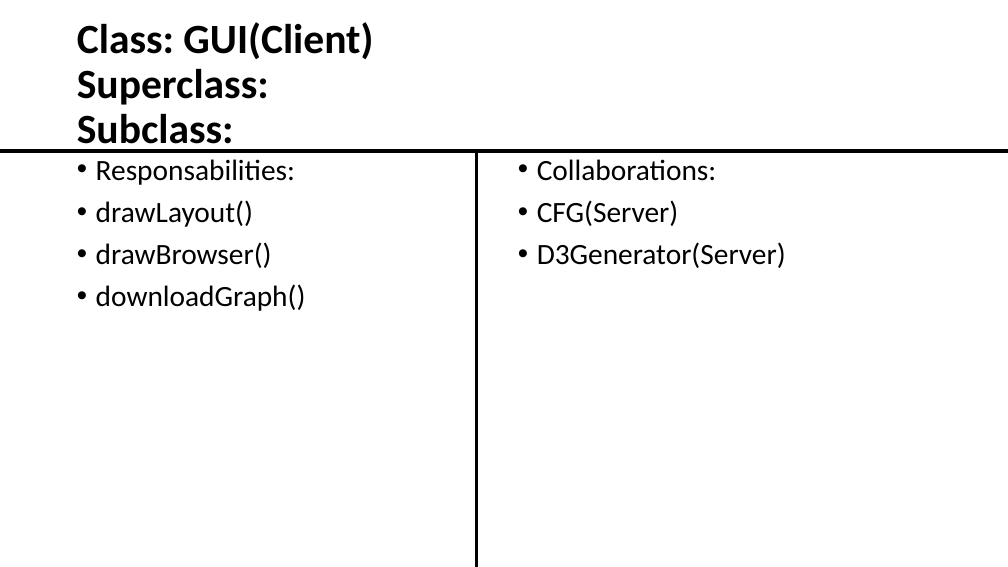
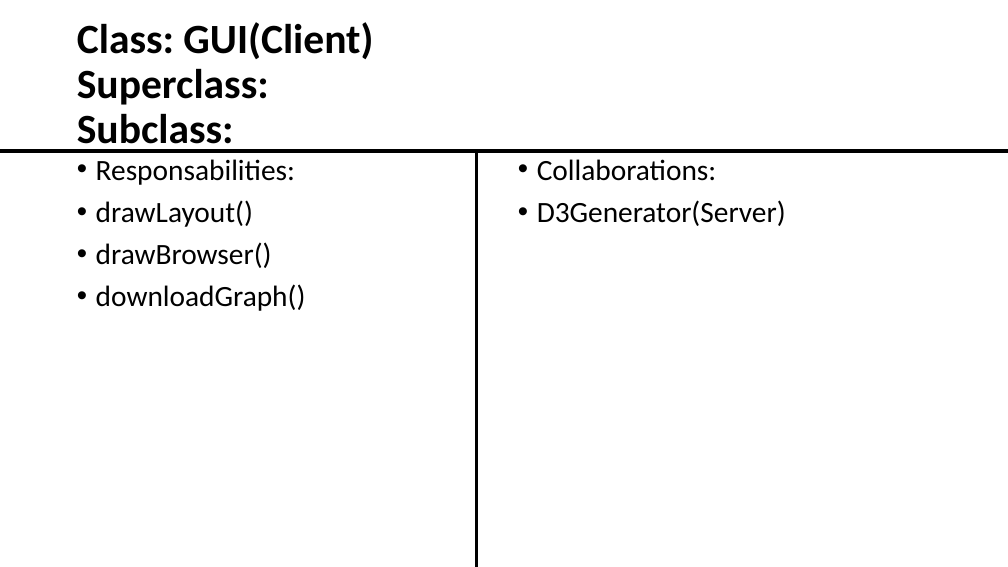
Before and after one commit to MartinDeliraGalvan/SoftwareConstructionRepo, a slide deck: slide 15 of Classes_IndexCards.pptx (slide 6 before the commit). Drawn at 1008x567 pixels with LibreOffice and Linux fonts; fonts in the diff are those of the drawing. Boxes give left, top, right and bottom in pixels: in the first picture for what was removed or moved away, otherwise in the second. Text is boxed around its words. In the diff, an @@ line names an element or a change of style, - is before the commit and + after.

```diff
--- a/Classes_IndexCards.pptx
+++ b/Classes_IndexCards.pptx
@@ text at [537,200,679,226]: paragraph removed @@
-• CFG(Server)
```
Also in this commit, not shown: 10 other slides changed, 1 slide removed.
